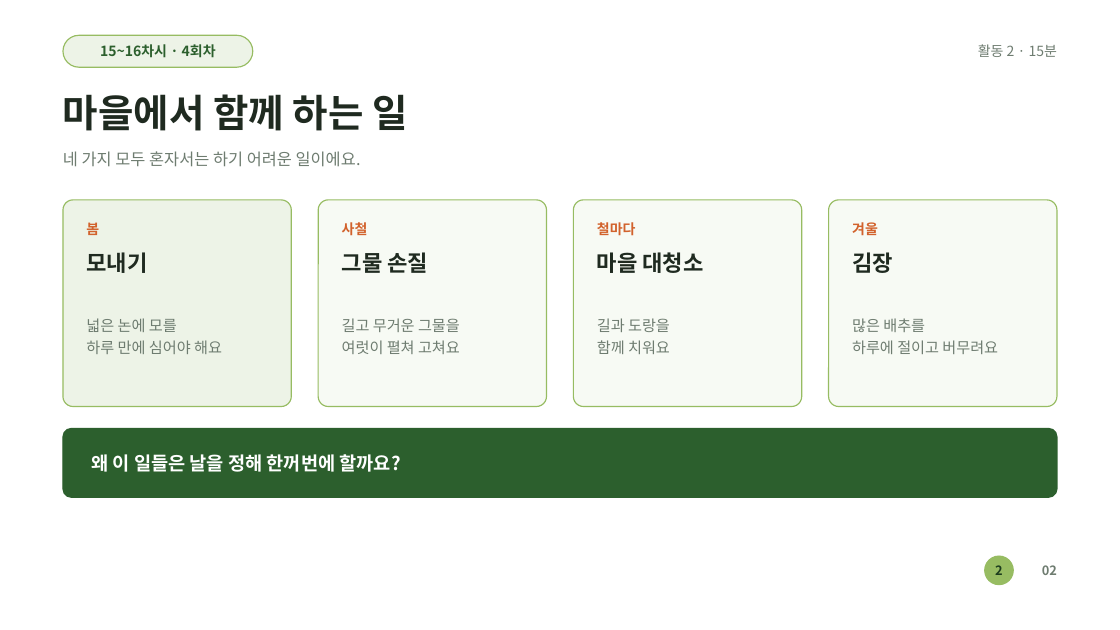
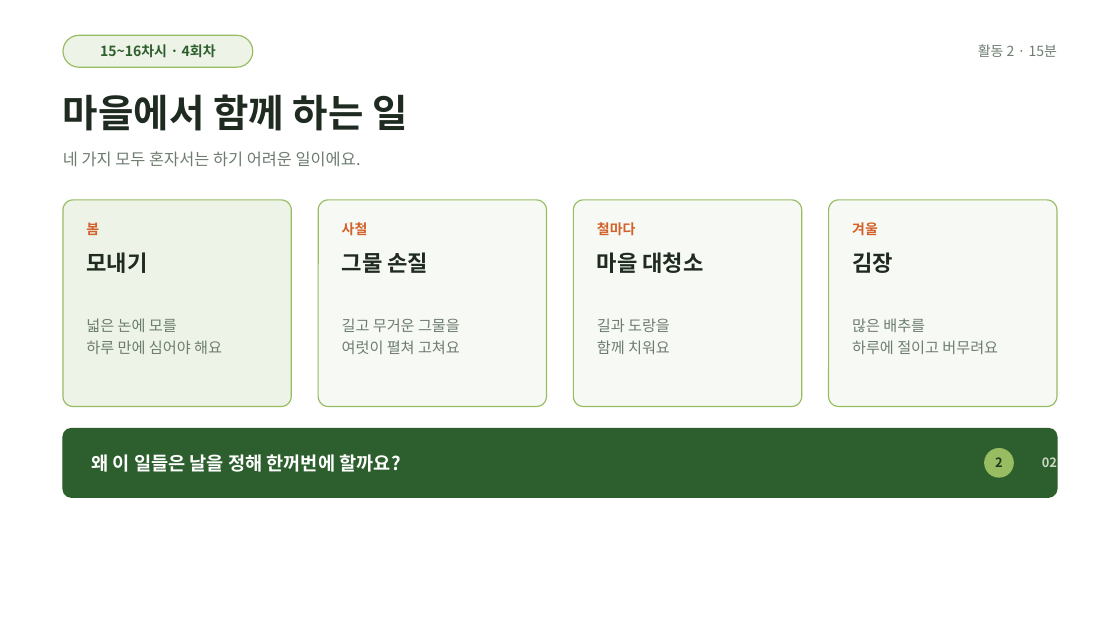
Before and after one commit to AHyeon97/work-for-AH, a slide deck: slide 11 of 우리고장 탐험대/13~16차시(서산당진태안예산)/늘봄앵커_우리충남탐험놀이_15~16차시(서산당진태안예산_생활과공동체)_수업PPT.pptx. Drawn at 1120x630 pixels with LibreOffice and Linux fonts; fonts in the diff are those of the drawing. Boxes give left, top, right and bottom in pixels: in the first picture for what was removed or moved away, otherwise in the second. Text is boxed around its words. In the diff, an @@ line names an element or a change of style, - is before the commit and + after.

```diff
--- a/우리고장 탐험대/13~16차시(서산당진태안예산)/늘봄앵커_우리충남탐험놀이_15~16차시(서산당진태안예산_생활과공동체)_수업PPT.pptx
+++ b/우리고장 탐험대/13~16차시(서산당진태안예산)/늘봄앵커_우리충남탐험놀이_15~16차시(서산당진태안예산_생활과공동체)_수업PPT.pptx
@@ 2 texts, 1 ellipse: place and size @@
-2 texts, 1 ellipse at bbox=[985, 556, 1057, 585]
+2 texts, 1 ellipse at bbox=[985, 449, 1057, 477]
@@ text "02" at bbox=[1042, 457, 1057, 467]: text colour #6E7C70 to #C9D8C2 @@
```
Also in this commit, not shown: 3 other slides changed, 36 other files.
